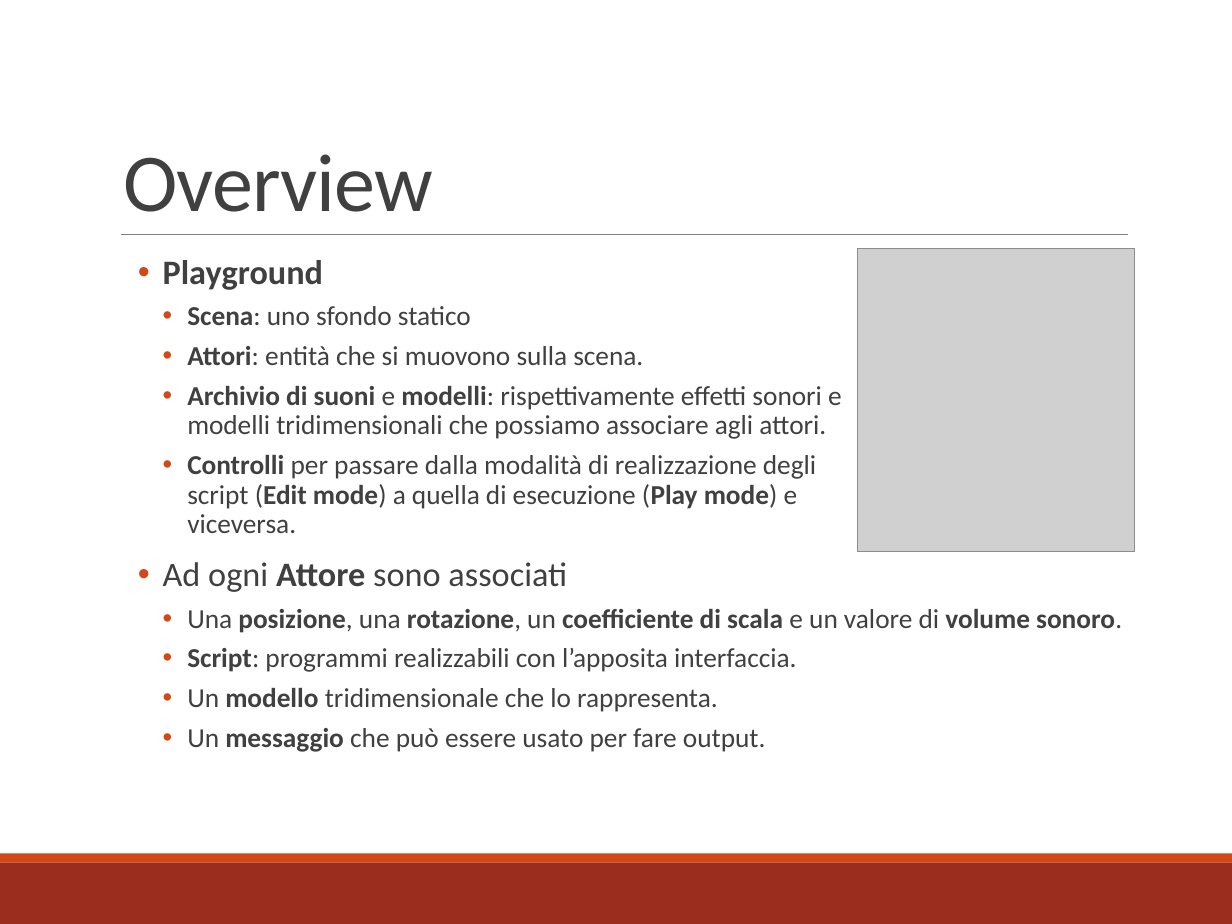
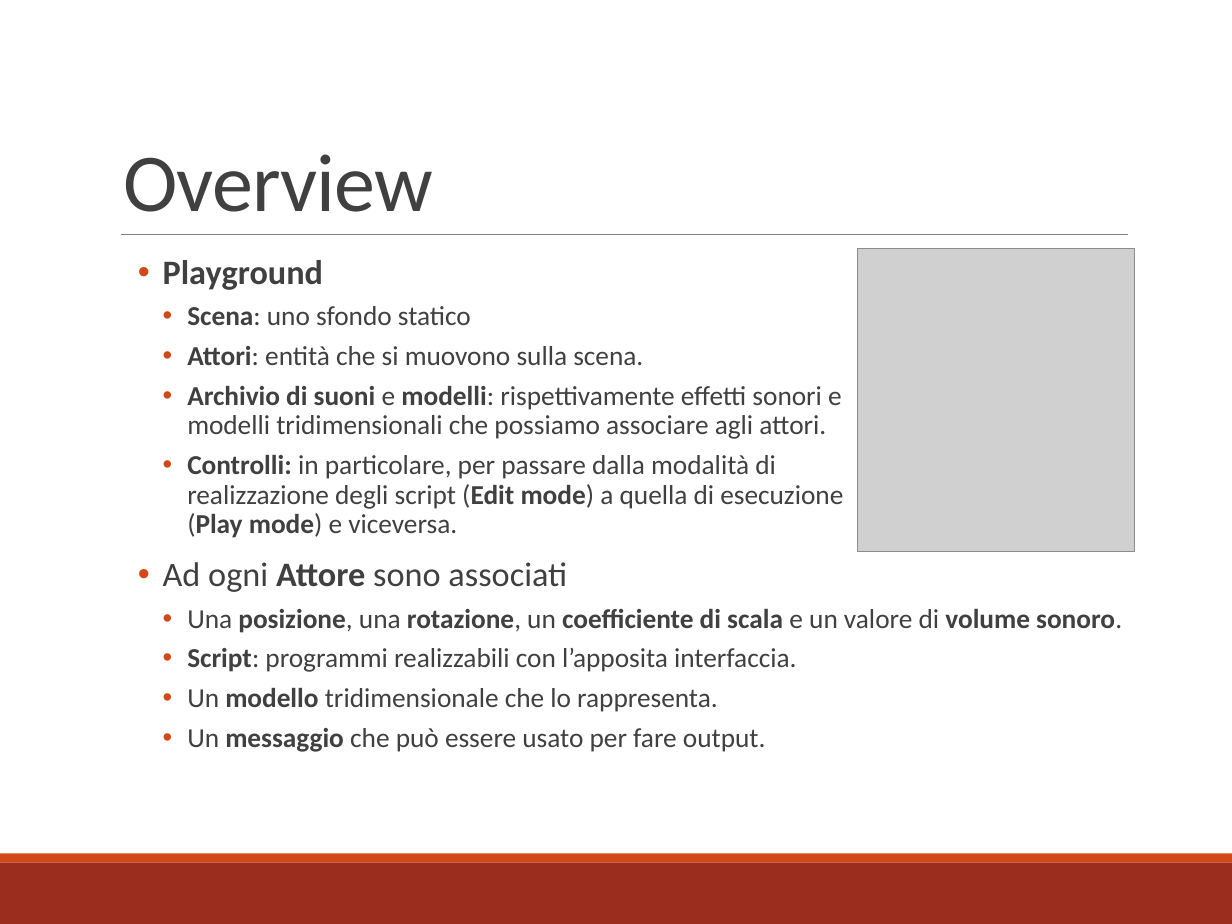
Before and after one commit to mbosc/scartch, a slide deck: slide 4 of Presentazione.pptx. Drawn at 1232x924 pixels with LibreOffice and Linux fonts; fonts in the diff are those of the drawing; grey boxes stand for pictures. Boxes give left, top, right and bottom in pixels: in the first picture for what was removed or moved away, otherwise in the second. Text is boxed around its words. In the diff, an @@ line names an element or a change of style, - is before the commit and + after.

```diff
--- a/Presentazione.pptx
+++ b/Presentazione.pptx
@@ text at bbox=[187, 455, 843, 538]: text changed @@
-    • Controlli per passare dalla modalità di realizzazione degli script (Edit mode) a quella di esecuzione (Play mode) e viceversa.
+    • Controlli: in particolare, per passare dalla modalità di realizzazione degli script (Edit mode) a quella di esecuzione (Play mode) e viceversa.
```
Also in this commit, not shown: 4 other slides changed.
